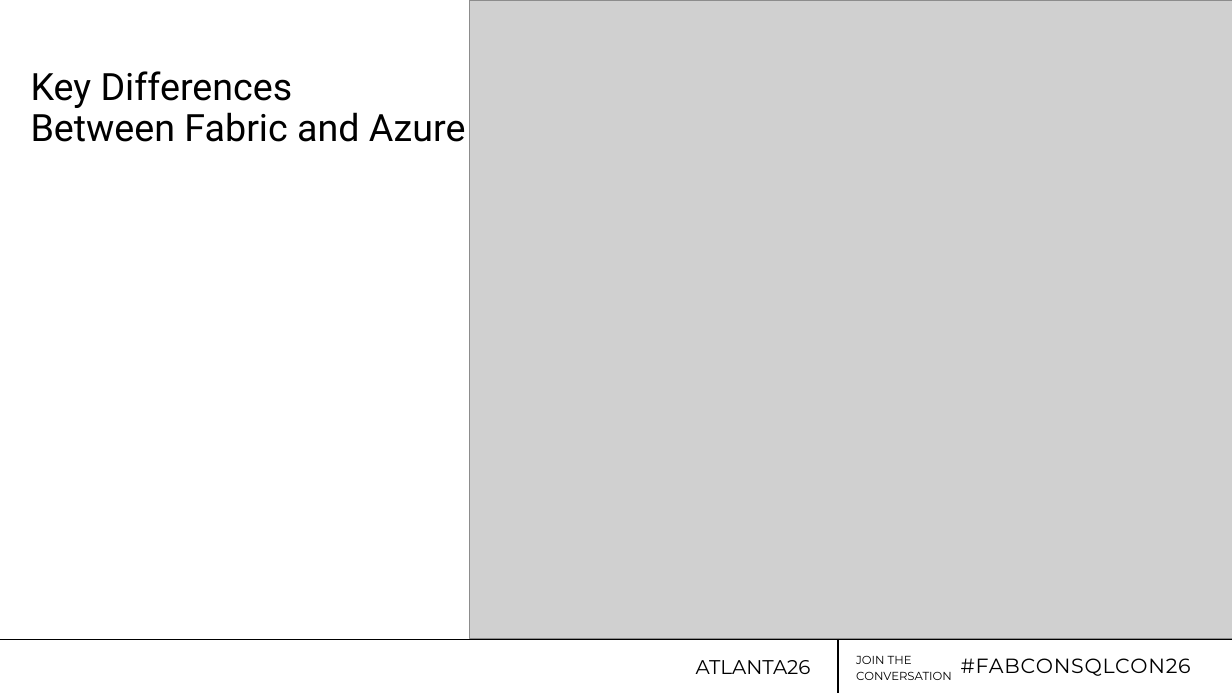
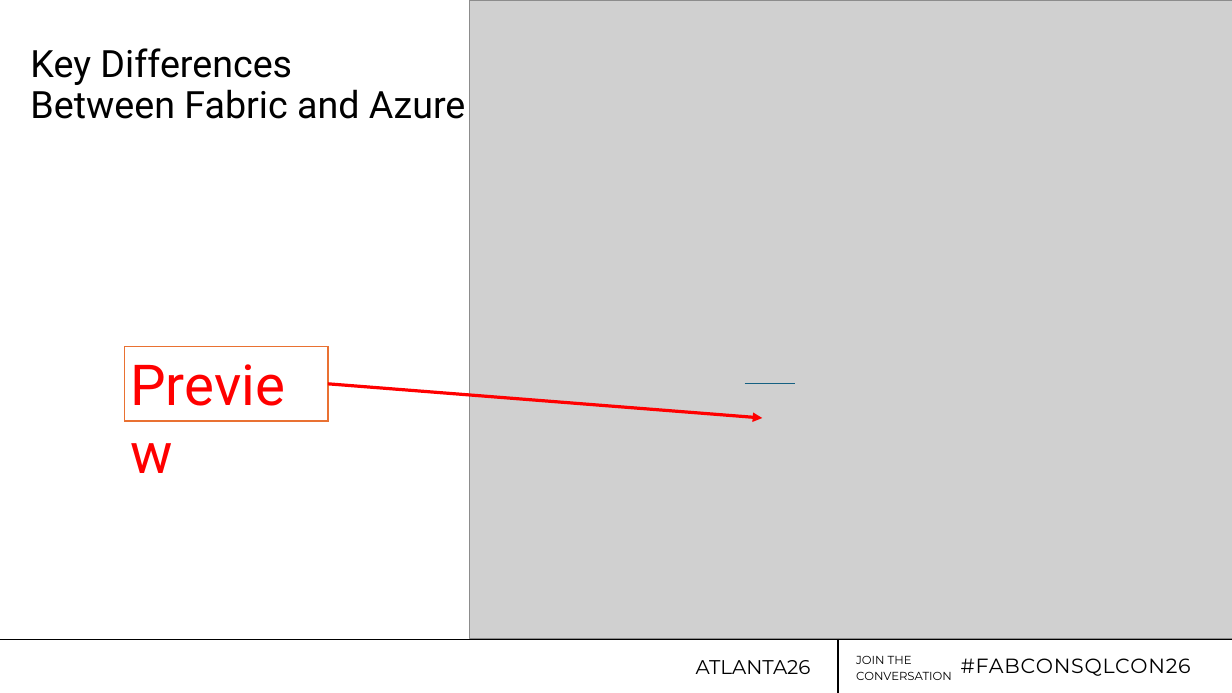
Before and after one commit to jdanton/FabricWAF, a slide deck: slide 7 of Dantoni_FabCon26-WAF.pptx (slide 8 before the commit). Drawn at 1232x693 pixels with LibreOffice and Linux fonts; fonts in the diff are those of the drawing; grey boxes stand for pictures; background and template pictures are left out. Boxes give left, top, right and bottom in pixels: in the first picture for what was removed or moved away, otherwise in the second. Text is boxed around its words. In the diff, an @@ line names an element or a change of style, - is before the commit and + after.

```diff
--- a/Dantoni_FabCon26-WAF.pptx
+++ b/Dantoni_FabCon26-WAF.pptx
@@ title "Key Differences Between Fabric and ..." at bbox=[30, 48, 466, 119]: vertical alignment middle to top @@
@@ rectangle added at bbox=[124, 346, 328, 421], fill #FFFFFF, outline #E97132 1.5 pt, 66 pt, text #FF0000 @@
+Preview
@@ arrow added from (328, 384) to (763, 418), #FF0000 3.75 pt @@
@@ line added from (745, 384) to (795, 384), #156082 1.5 pt @@
```
Also in this commit, not shown: 30 other slides changed, 1 slide removed, 29 other files.
